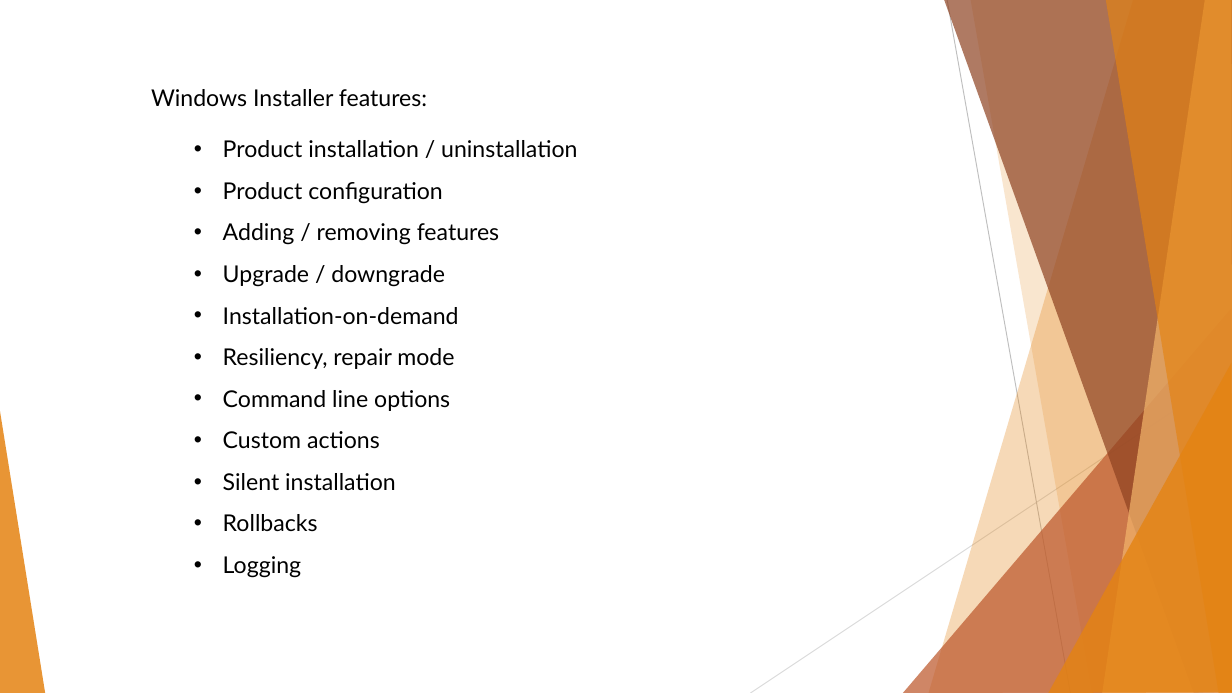
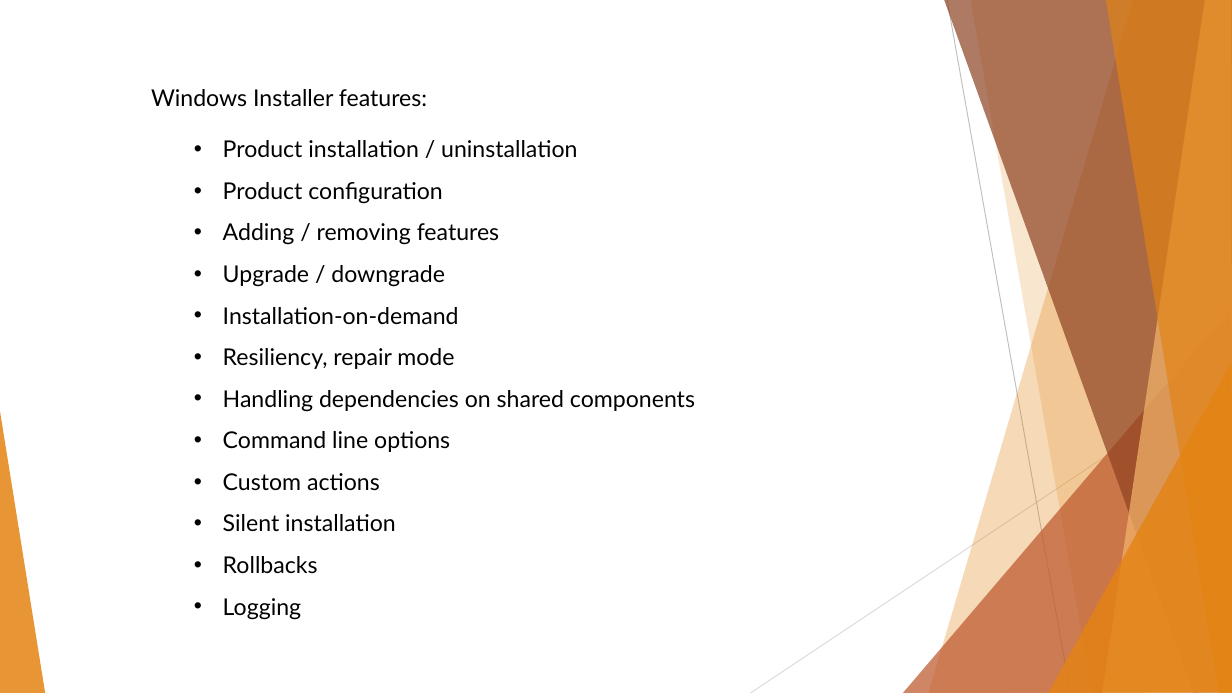
Before and after one commit to BinaryStudioAcademy/WixGettingStartedCourse, a slide deck: slide 4 of Part 1/WiX Part 1.pptx. Drawn at 1232x693 pixels with LibreOffice and Linux fonts; fonts in the diff are those of the drawing. Boxes give left, top, right and bottom in pixels: in the first picture for what was removed or moved away, otherwise in the second. Text is boxed around its words. In the diff, an @@ line names an element or a change of style, - is before the commit and + after.

```diff
--- a/Part 1/WiX Part 1.pptx
+++ b/Part 1/WiX Part 1.pptx
@@ text at (223,390,695,412): paragraph added @@
+• Handling dependencies on shared components
```
